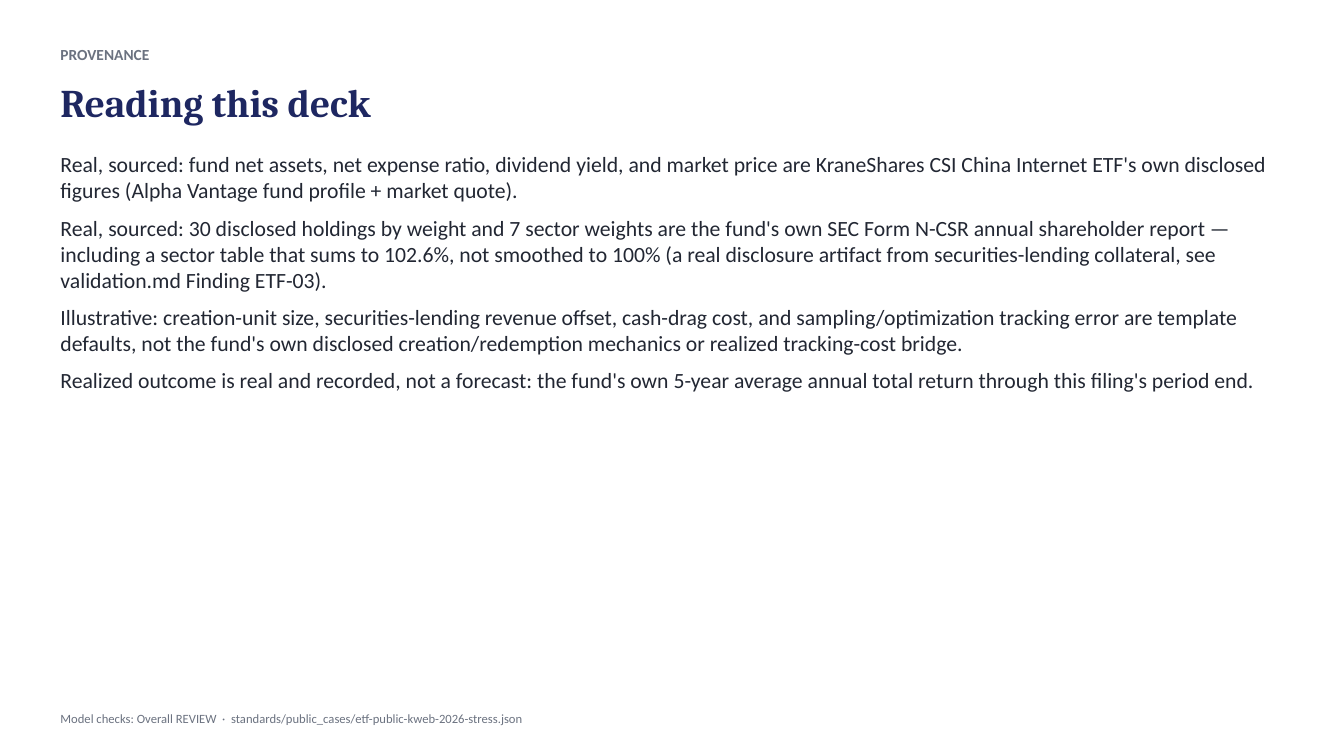
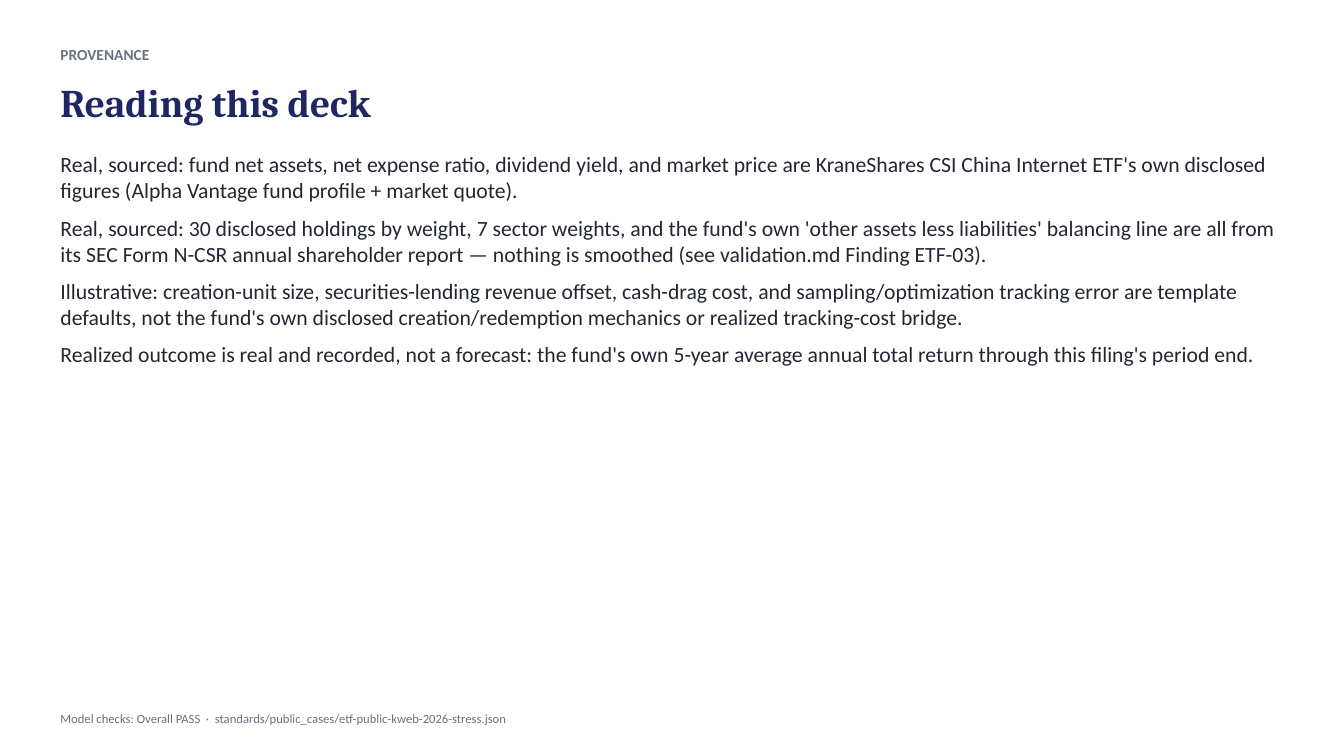
Before and after one commit to SMC17/finance-segway, a slide deck: slide 2 of 30_ETF_Construction_Management/presentations/etf-public-kweb-2026-stress-fund-memo.pptx. Drawn at 1344x756 pixels with LibreOffice and Linux fonts; fonts in the diff are those of the drawing. Boxes give left, top, right and bottom in pixels: in the first picture for what was removed or moved away, otherwise in the second. Text is boxed around its words. In the diff, an @@ line names an element or a change of style, - is before the commit and + after.

```diff
--- a/30_ETF_Construction_Management/presentations/etf-public-kweb-2026-stress-fund-memo.pptx
+++ b/30_ETF_Construction_Management/presentations/etf-public-kweb-2026-stress-fund-memo.pptx
@@ text at (60,221,1274,266): text changed @@
-Real, sourced: 30 disclosed holdings by weight and 7 sector weights are the fund's own SEC Form N-CSR annual shareholder report — including a sector table that sums to 102.6%, not smoothed to 100% (a real disclosure artifact from securities-lending collateral, see validation.md Finding ETF-03).
+Real, sourced: 30 disclosed holdings by weight, 7 sector weights, and the fund's own 'other assets less liabilities' balancing line are all from its SEC Form N-CSR annual shareholder report — nothing is smoothed (see validation.md Finding ETF-03).
@@ text at (60,714,506,725): text changed @@
-Model checks: Overall REVIEW · standards/public_cases/etf-public-kweb-2026-stress.json
+Model checks: Overall PASS · standards/public_cases/etf-public-kweb-2026-stress.json
```
Also in this commit, not shown: 2 other slides changed, 13 other files.
